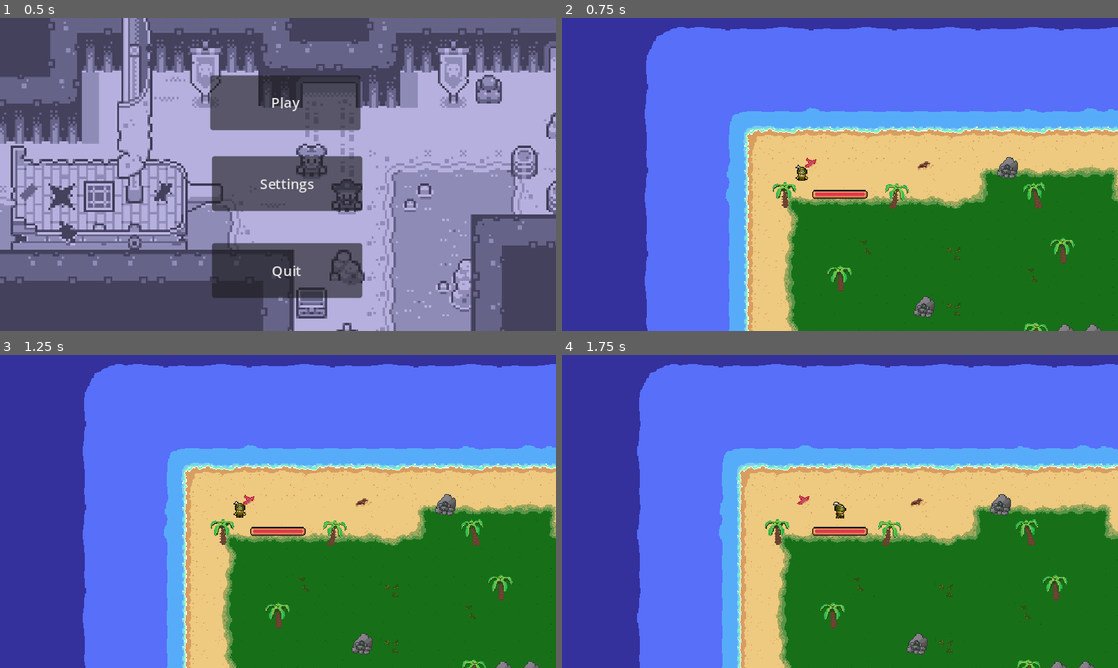
Above: before the commit, frames 1-4 (two rows, left to right).
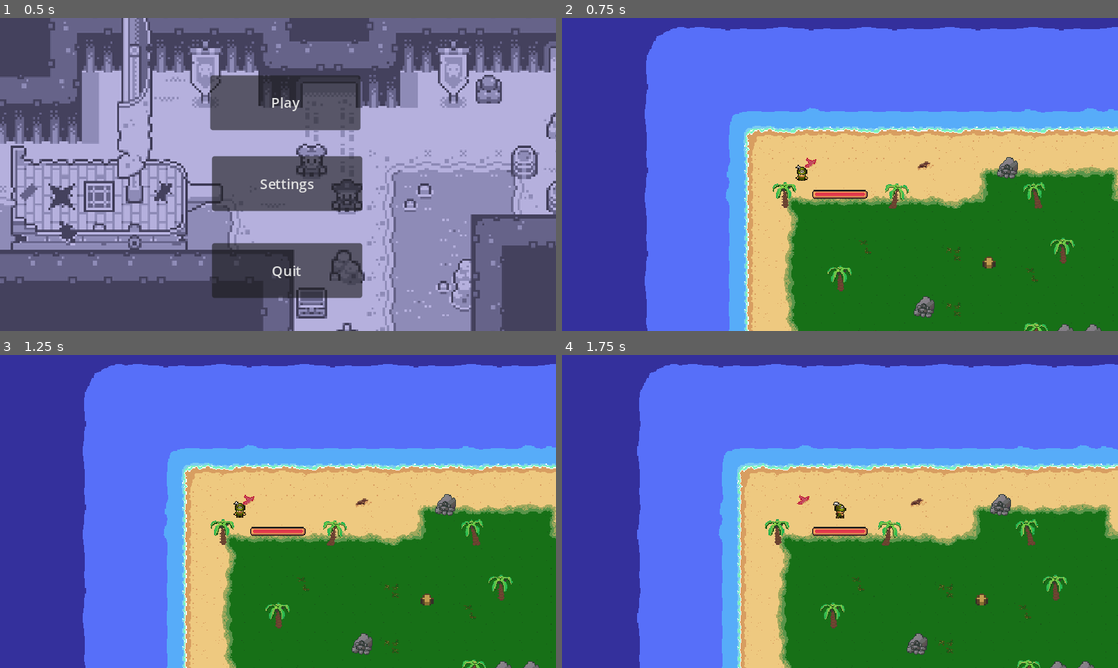
Above: after the commit, the same moments.

Repository: liam-barkley/Game-Jam
Game: Godot game, scene res://Scenes/main_menu.tscn
The game is run twice, just before and just after one commit, with the same random seed, the same clock (stepped at 60 frames per second) and the same inputs.
Inputs (mouse positions are in pixels of both pictures, inside the frame that each line leads up to):
- Up to frame 1 (0.5 s): no input
- Up to frame 2 (0.75 s): click "Play" at 0.5 s
- Up to frame 3 (1.25 s): no input
- Up to frame 4 (1.75 s): tap Enter at 1.25 s; move the mouse to (962, 495) at 1.27 s; hold D (move_right) from 1.28 s (still down); tap E (interact, bound only after the commit) at 1.35 s

Frame 1 is identical in both runs. In frame 2, less than 0.1% of the frame differs, in the area x 75-78%, y 76-80%; in frame 3, less than 0.1%; in frame 4, less than 0.1%.

Commit message:
Added collectable tree

Diff:
--- /dev/null
+++ b/Game/Scenes/wood_tree.tscn
@@ -0,0 +1,55 @@
+[gd_scene load_steps=7 format=3 uid="uid://dan05mcwth3fl"]
+
+[ext_resource type="Script" path="res://wood_tree.gd" id="1_hreit"]
+[ext_resource type="Texture2D" uid="uid://cuqy5qr63yvmm" path="res://Resources/survivalgame-appletree.png" id="2_8d4s2"]
+
+[sub_resource type="AtlasTexture" id="AtlasTexture_k7obk"]
+atlas = ExtResource("2_8d4s2")
+region = Rect2(0, 0, 40, 40)
+
+[sub_resource type="AtlasTexture" id="AtlasTexture_t8ltr"]
+atlas = ExtResource("2_8d4s2")
+region = Rect2(80, 0, 40, 40)
+
+[sub_resource type="SpriteFrames" id="SpriteFrames_lx7sq"]
+animations = [{
+"frames": [{
+"duration": 1.0,
+"texture": SubResource("AtlasTexture_k7obk")
+}],
+"loop": true,
+"name": &"stub",
+"speed": 5.0
+}, {
+"frames": [{
+"duration": 1.0,
+"texture": SubResource("AtlasTexture_t8ltr")
+}],
+"loop": true,
+"name": &"tree",
+"speed": 5.0
+}]
+
+[sub_resource type="CircleShape2D" id="CircleShape2D_k6t3i"]
+radius = 28.0
+
+[node name="wood_tree" type="Node2D"]
+position = Vector2(1, 0)
+script = ExtResource("1_hreit")
+
+[node name="AnimatedSprite2D" type="AnimatedSprite2D" parent="."]
+sprite_frames = SubResource("SpriteFrames_lx7sq")
+animation = &"stub"
+autoplay = "stub"
+
+[node name="PickableArea" type="Area2D" parent="."]
+
+[node name="CollisionShape2D" type="CollisionShape2D" parent="PickableArea"]
+shape = SubResource("CircleShape2D_k6t3i")
+
+[node name="GrowthTimer" type="Timer" parent="."]
+wait_time = 3.0
+
+[connection signal="body_entered" from="PickableArea" to="." method="_on_pickable_area_body_entered"]
+[connection signal="body_exited" from="PickableArea" to="." method="_on_pickable_area_body_exited"]
+[connection signal="timeout" from="GrowthTimer" to="." method="_on_growth_timer_timeout"]
--- /dev/null
+++ b/Game/Scenes/world.gd
@@ -0,0 +1,7 @@
+extends Node2D
+
+var num_wood : int = 0
+
+func _on_wood_tree_gathered_wood():
+	num_wood += 1
+	print(num_wood)
--- a/Game/Scenes/world.tscn
+++ b/Game/Scenes/world.tscn
@@ -1,9 +1,11 @@
-[gd_scene load_steps=8 format=3 uid="uid://dv4ufeg5f2650"]
+[gd_scene load_steps=10 format=3 uid="uid://dv4ufeg5f2650"]
 
+[ext_resource type="Script" path="res://Scenes/world.gd" id="1_fk3o6"]
 [ext_resource type="Texture2D" uid="uid://d25bh0bro72nv" path="res://Arts/kenney_monochrome-pirates/Monochrome/Tilemap/tilemap.png" id="1_ngcyt"]
 [ext_resource type="Script" path="res://Scenes/tile_script.gd" id="2_023tt"]
 [ext_resource type="Texture2D" uid="uid://1qkoxa5mfkbt" path="res://Arts/Terrain (Reg+Mono)/Terrain_Tilemap_V1.0.png" id="2_l6pns"]
 [ext_resource type="PackedScene" uid="uid://cfr2wjve2btpe" path="res://Scenes/player.tscn" id="3_t2bnr"]
+[ext_resource type="PackedScene" uid="uid://dan05mcwth3fl" path="res://Scenes/wood_tree.tscn" id="5_7rr2a"]
 
 [sub_resource type="TileSetAtlasSource" id="TileSetAtlasSource_pf8ff"]
 texture = ExtResource("1_ngcyt")
@@ -1905,6 +1907,7 @@
 
 [node name="World" type="Node2D"]
 position = Vector2(731, 505)
+script = ExtResource("1_fk3o6")
 
 [node name="TileMap" type="TileMap" parent="."]
 position = Vector2(-746, -519)
@@ -1926,4 +1929,38 @@
 [node name="Player" parent="TileMap" instance=ExtResource("3_t2bnr")]
 position = Vector2(99.1018, 87.9647)
 
+[node name="TreeCollectables" type="Node" parent="."]
+
+[node name="wood_tree" parent="TreeCollectables" groups=["tree"] instance=ExtResource("5_7rr2a")]
+position = Vector2(485, 702)
+
+[node name="wood_tree2" parent="TreeCollectables" groups=["tree"] instance=ExtResource("5_7rr2a")]
+position = Vector2(299, 167)
+
+[node name="wood_tree3" parent="TreeCollectables" groups=["tree"] instance=ExtResource("5_7rr2a")]
+position = Vector2(963, 809)
+
+[node name="wood_tree4" parent="TreeCollectables" groups=["tree"] instance=ExtResource("5_7rr2a")]
+position = Vector2(799, 848)
+
+[node name="wood_tree5" parent="TreeCollectables" groups=["tree"] instance=ExtResource("5_7rr2a")]
+position = Vector2(611, 211)
+
+[node name="wood_tree6" parent="TreeCollectables" instance=ExtResource("5_7rr2a")]
+position = Vector2(264, 814)
+
+[node name="wood_tree7" parent="TreeCollectables" instance=ExtResource("5_7rr2a")]
+position = Vector2(292, 511)
+
+[node name="wood_tree8" parent="TreeCollectables" instance=ExtResource("5_7rr2a")]
+position = Vector2(138, 572)
+
 [connection signal="timeout" from="TileMap/Timer" to="TileMap" method="_on_timer_timeout"]
+[connection signal="gathered_wood" from="TreeCollectables/wood_tree" to="." method="_on_wood_tree_gathered_wood"]
+[connection signal="gathered_wood" from="TreeCollectables/wood_tree2" to="." method="_on_wood_tree_gathered_wood"]
+[connection signal="gathered_wood" from="TreeCollectables/wood_tree3" to="." method="_on_wood_tree_gathered_wood"]
+[connection signal="gathered_wood" from="TreeCollectables/wood_tree4" to="." method="_on_wood_tree_gathered_wood"]
+[connection signal="gathered_wood" from="TreeCollectables/wood_tree5" to="." method="_on_wood_tree_gathered_wood"]
+[connection signal="gathered_wood" from="TreeCollectables/wood_tree6" to="." method="_on_wood_tree_gathered_wood"]
+[connection signal="gathered_wood" from="TreeCollectables/wood_tree7" to="." method="_on_wood_tree_gathered_wood"]
+[connection signal="gathered_wood" from="TreeCollectables/wood_tree8" to="." method="_on_wood_tree_gathered_wood"]
--- a/Game/project.godot
+++ b/Game/project.godot
@@ -55,6 +55,11 @@
 "events": [Object(InputEventMouseButton,"resource_local_to_scene":false,"resource_name":"","device":-1,"window_id":0,"a …(259 unchanged characters)…
 ]
 }
+interact={
+"deadzone": 0.5,
+"events": [Object(InputEventKey,"resource_local_to_scene":false,"resource_name":"","device":-1,"window_id":0,"alt_pressed":false,"shift_pressed":false,"ctrl_pressed":false,"meta_pressed":false,"pressed":false,"keycode":0,"physical_keycode":69,"key_label":0,"unicode":101,"echo":false,"script":null)
+]
+}
 
 [rendering]
 
--- /dev/null
+++ b/Game/wood_tree.gd
@@ -0,0 +1,38 @@
+extends Node2D
+
+var is_ready : bool = false
+var is_player_nearby : bool = false
+
+signal gathered_wood
+# Called when the node enters the scene tree for the first time.
+func _ready():
+	start_timer()
+
+# Called every frame. 'delta' is the elapsed time since the previous frame.
+func _process(delta):
+	if not is_ready:
+		$AnimatedSprite2D.play("stub")
+	else:
+		$AnimatedSprite2D.play("tree")
+		if is_player_nearby:
+			if Input.is_action_just_pressed("interact"):
+				is_ready = false
+				gathered_wood.emit()
+				start_timer()
+
+func start_timer():
+	var r = randi() % 15 + 5
+	$GrowthTimer.wait_time = r
+	$GrowthTimer.start()
+
+func _on_growth_timer_timeout():
+	if is_ready == false:
+		is_ready = true
+
+func _on_pickable_area_body_entered(body):
+	if body.name == "Player":
+		is_player_nearby = true
+
+func _on_pickable_area_body_exited(body):
+	if body.name == "Player":
+		is_player_nearby = false
Binary file added: Game/Resources/survivalgame-appletree.png
Not shown, added: Game/Resources/survivalgame-appletree.png.import
Binary file added: Game/Resources/survivalgame-trees.png
Not shown, added: Game/Resources/survivalgame-trees.png.import
